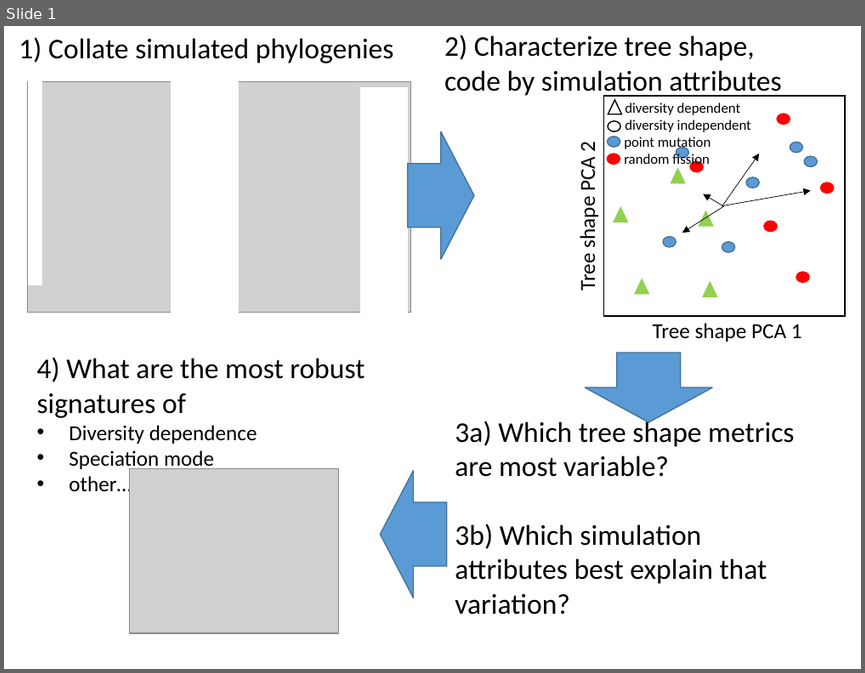
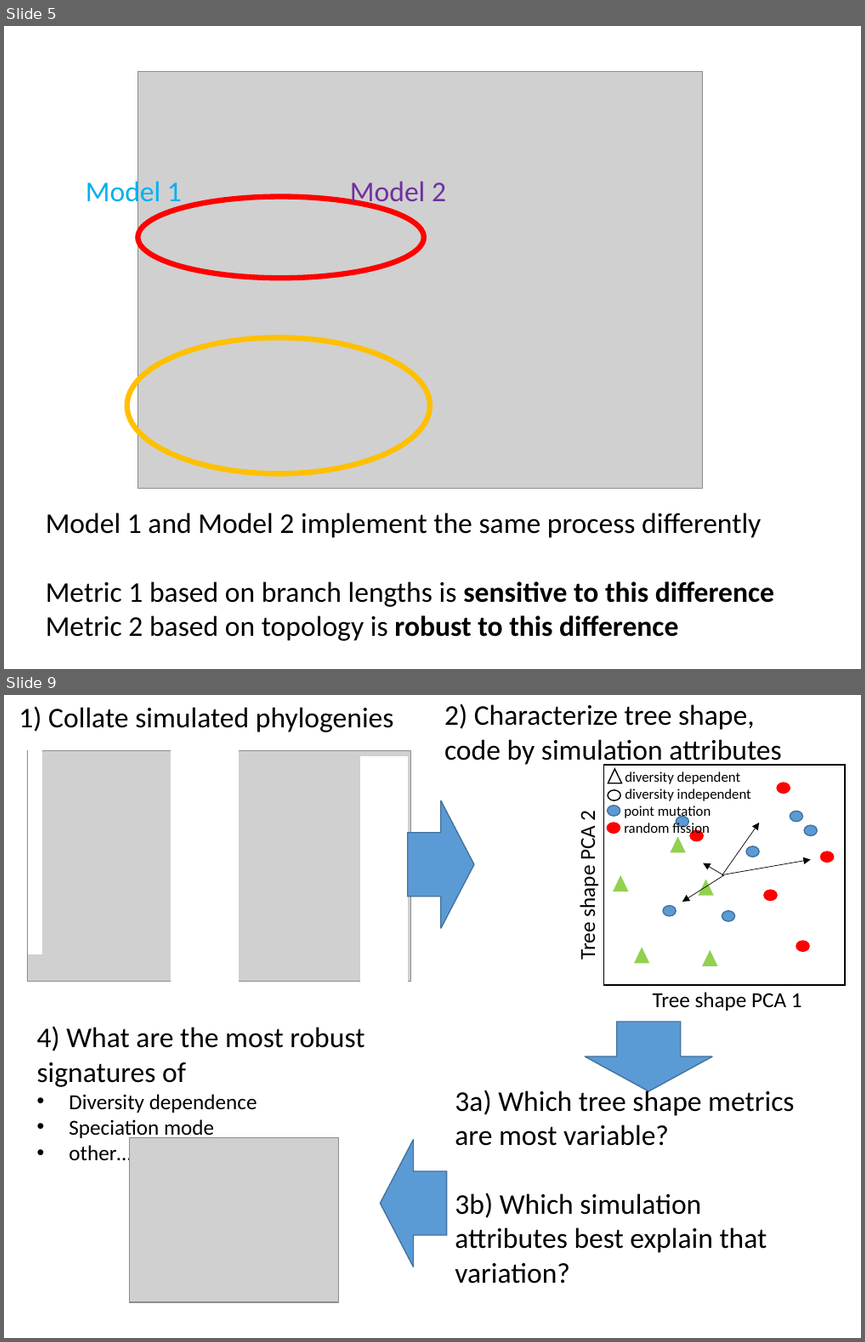
Before and after one commit to sELDIG/SimulationStudy, a slide deck: simulation_output_comparison.pptx. Shown one above the other, each under a label of ours: slide 1 before the commit, slides 5 and 9 after it; the slides between them are not shown. The pictures are 865x673 and 865x1342 pixels, drawn with LibreOffice and Linux fonts; fonts in the diff are those of the drawing; grey boxes stand for pictures. Boxes give left, top, right and bottom in pixels: in the first picture for what was removed or moved away, otherwise in the second. Text is boxed around its words. In the diff, an @@ line names an element or a change of style, - is before the commit and + after.

```diff
--- a/simulation_output_comparison.pptx
+++ b/simulation_output_comparison.pptx
@@ slide 5 added at [4,26,861,669], background #FFFFFF @@
@@ picture added at [137,71,703,488] @@
@@ text added at [86,178,182,209], 24 pt, text #00B0F0 @@
+Model 1
@@ ellipse added at [137,197,424,278], outline #FF0000 4.5 pt @@
@@ text added at [350,181,446,209], 24 pt, text #7030A0 @@
+Model 2
@@ ellipse added at [127,337,430,473], outline #FFC000 4.5 pt @@
@@ text added at [46,512,774,641], 24 pt, text #000000 @@
+Model 1 and Model 2 implement the same process differently
+Metric 1 based on branch lengths is sensitive to this difference
+Metric 2 based on topology is robust to this difference
@@ what was slide 1 is now slide 9 @@
```
Also in this commit, not shown: 12 other slides added.
